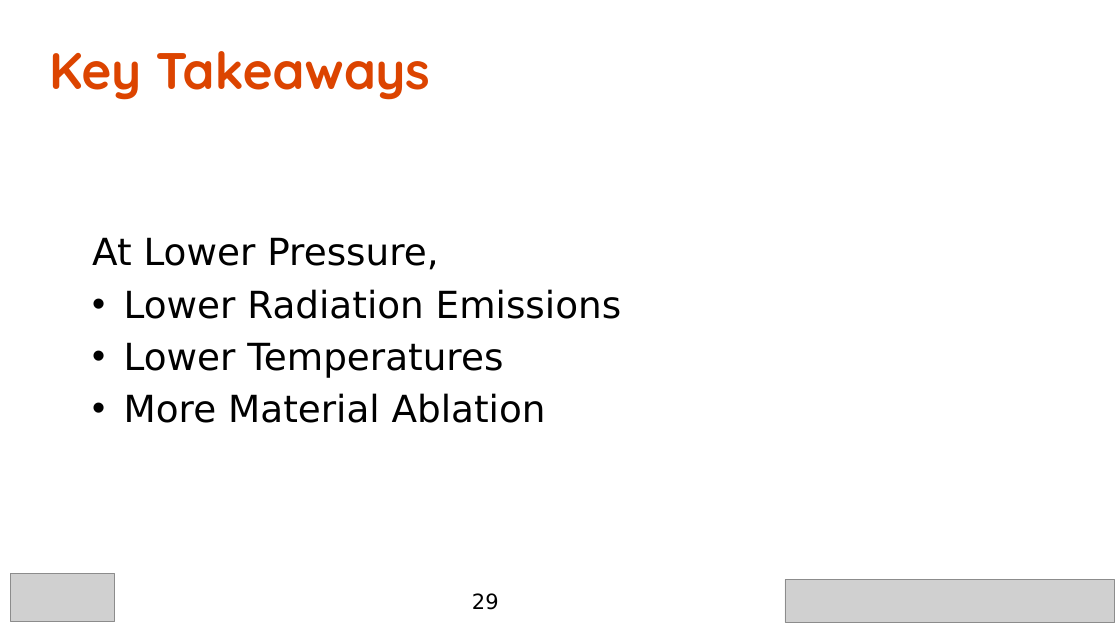
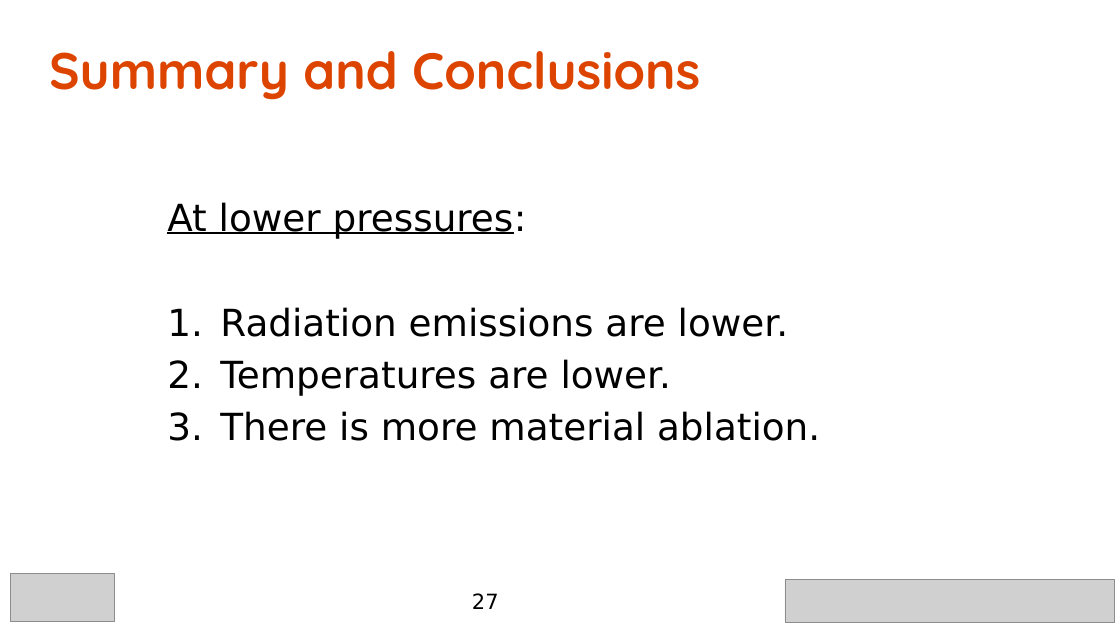
Before and after one commit to caplanda/Spark-Kernels-SciTech-Presentation, a slide deck: slide 27 of Spark Kernels v2.pptx (slide 29 before the commit). Drawn at 1120x630 pixels with LibreOffice and Linux fonts; fonts in the diff are those of the drawing; grey boxes stand for pictures; background and template pictures are left out. Boxes give left, top, right and bottom in pixels: in the first picture for what was removed or moved away, otherwise in the second. Text is boxed around its words. In the diff, an @@ line names an element or a change of style, - is before the commit and + after.

```diff
--- a/Spark Kernels v2.pptx
+++ b/Spark Kernels v2.pptx
@@ title at (x1=49, y1=51, x2=700, y2=100): text changed @@
-Key Takeaways
+Summary and Conclusions
@@ text at (x1=167, y1=202, x2=820, y2=441): text changed @@
-At Lower Pressure,
-• Lower Radiation Emissions
-• Lower Temperatures
-• More Material Ablation
+At lower pressures:
+1. Radiation emissions are lower.
+2. Temperatures are lower.
+3. There is more material ablation.
@@ page number at (x1=472, y1=593, x2=499, y2=609): text changed @@
-29
+27
```
Also in this commit, not shown: 9 other slides changed, 2 slides added, 4 slides removed, 27 other files.
